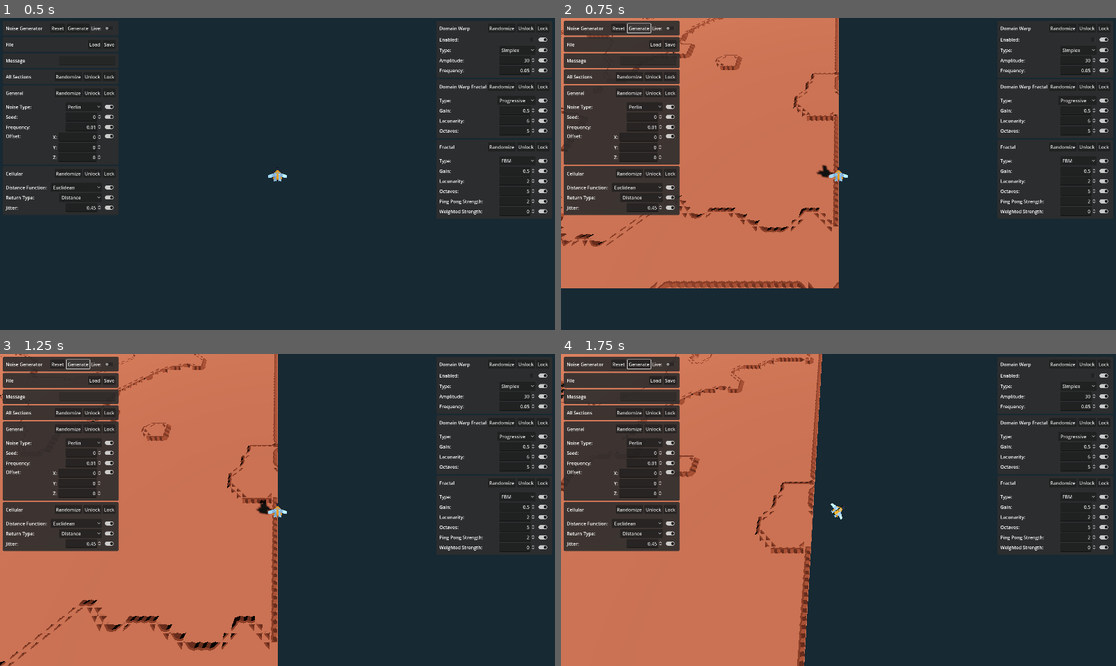
Above: before the commit, frames 1-4 (two rows, left to right).
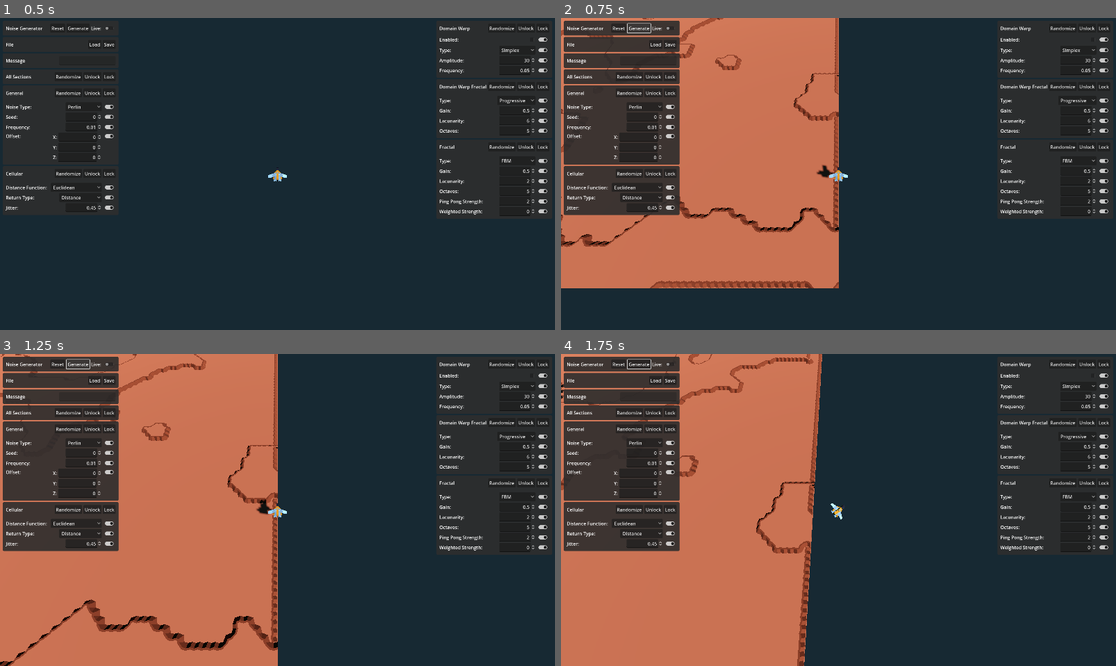
Above: after the commit, the same moments.

Repository: joshuajenner/project-speed
Game: Godot game, scene res://levels/base_level.tscn
Same seed, same stepped clock (60 frames per second), same inputs: the game is played once before the commit and once after it.
Inputs (mouse positions are in pixels of both pictures, inside the frame that each line leads up to):
- Up to frame 1 (0.5 s): no input
- Up to frame 2 (0.75 s): click "Generate" at 0.5 s
- Up to frame 3 (1.25 s): no input
- Up to frame 4 (1.75 s): move the mouse to (960, 494) at 1.27 s; hold D (move_right) from 1.28 s (still down)

Frame 1 is identical in both runs. In frame 2, 0.8% of the frame differs, in the area x 0-51%, y 0-87%; in frame 3, 1.1%, in the area x 0-51%, y 0-100%; in frame 4, 0.5%.

Commit message:
faster gen method
much faster now, and close to finished, still has some edge cases that look bad

Diff:
--- a/test/generated_gridmap.gd
+++ b/test/generated_gridmap.gd
@@ -70,20 +70,30 @@
 
 func get_cell_index_from_surrounding_cells(cell_map: Array, cell_x: int, cell_y: int) -> int:
 	var index: int = 0
-	if cell_map[cell_x - 1][cell_y - 1] >= 0:
+	if cell_map[cell_x][cell_y - 1] >= 0:
+		index += 1
+	if cell_map[min(map_size-1, cell_x + 1)][cell_y] >= 0:
+		index += 2
+	if cell_map[cell_x][min(map_size-1, cell_y + 1)] >= 0:
+		index += 4
+	if cell_map[cell_x - 1][cell_y] >= 0:
 		index += 8
-	if cell_map[min(map_size-1, cell_x + 1)][cell_y - 1] >= 0:
+
+	if index == 15:
+		index = solve_surrounded_cell(cell_map, cell_x, cell_y)
+	return index
+
+func solve_surrounded_cell(cell_map: Array, cell_x: int, cell_y: int) -> int:
+	var index: int = 0
+	if cell_map[cell_x - 1][cell_y - 1] < 0:
+		index += 8
+	if cell_map[min(map_size-1, cell_x + 1)][cell_y - 1] < 0:
 		index += 1
-	if cell_map[cell_x - 1][min(map_size-1, cell_y + 1)] >= 0:
+	if cell_map[cell_x - 1][min(map_size-1, cell_y + 1)] < 0:
 		index += 4
-	if cell_map[min(map_size-1, cell_x + 1)][min(map_size-1, cell_y + 1)] >= 0:
+	if cell_map[min(map_size-1, cell_x + 1)][min(map_size-1, cell_y + 1)] < 0:
 		index += 2
 	return index
-
-
-
-
-
 
 #func generate_tilemap(noise: FastNoiseLite):
 #	mapped_cells_0 = []
@@ -113,6 +123,7 @@
 			grid_map.set_cell_item(Vector3i(x, 0, y), 0, 0)
 			grid_map.set_cell_item(Vector3i(x, 1, y), mapped_cells_0[x][y], 0)
 			grid_map.set_cell_item(Vector3i(x, 2, y), mapped_cells_1[x][y], 0)
+
 
 func map_tilemap_to_gridmap_old() -> void:
 	grid_map.clear()
--- a/test/generated_gridmap.tscn
+++ b/test/generated_gridmap.tscn
@@ -10,6 +10,7 @@
 [node name="GridMap" type="GridMap" parent="."]
 mesh_library = ExtResource("2_0u2b1")
 cell_size = Vector3(0.999, 0.5, 0.999)
+metadata/_editor_floor_ = Vector3(0, 0, 0)
 
 [node name="TileMap" type="TileMap" parent="."]
 unique_name_in_owner = true
--- a/test/mesh_library_gridmap.tres
+++ b/test/mesh_library_gridmap.tres
@@ -24,25 +24,25 @@
 item/0/navigation_mesh_transform = Transform3D(1, 0, 0, 0, 1, 0, 0, 0, 1, 0, 0, 0)
 item/0/navigation_layers = 1
 item/1/name = ""
-item/1/mesh = ExtResource("3_i72vy")
+item/1/mesh = ExtResource("7_0nvve")
 item/1/mesh_transform = Transform3D(1, 0, 0, 0, 1, 0, 0, 0, 1, 0, 0, 0)
 item/1/shapes = []
 item/1/navigation_mesh_transform = Transform3D(1, 0, 0, 0, 1, 0, 0, 0, 1, 0, 0, 0)
 item/1/navigation_layers = 1
 item/2/name = ""
-item/2/mesh = ExtResource("3_0uqe8")
+item/2/mesh = ExtResource("6_vokh2")
 item/2/mesh_transform = Transform3D(1, 0, 0, 0, 1, 0, 0, 0, 1, 0, 0, 0)
 item/2/shapes = []
 item/2/navigation_mesh_transform = Transform3D(1, 0, 0, 0, 1, 0, 0, 0, 1, 0, 0, 0)
 item/2/navigation_layers = 1
 item/3/name = ""
-item/3/mesh = ExtResource("4_eesq6")
+item/3/mesh = ExtResource("3_i72vy")
 item/3/mesh_transform = Transform3D(1, 0, 0, 0, 1, 0, 0, 0, 1, 0, 0, 0)
 item/3/shapes = []
 item/3/navigation_mesh_transform = Transform3D(1, 0, 0, 0, 1, 0, 0, 0, 1, 0, 0, 0)
 item/3/navigation_layers = 1
 item/4/name = ""
-item/4/mesh = ExtResource("5_jfr02")
+item/4/mesh = ExtResource("4_k4kx2")
 item/4/mesh_transform = Transform3D(1, 0, 0, 0, 1, 0, 0, 0, 1, 0, 0, 0)
 item/4/shapes = []
 item/4/navigation_mesh_transform = Transform3D(1, 0, 0, 0, 1, 0, 0, 0, 1, 0, 0, 0)
@@ -54,25 +54,25 @@
 item/5/navigation_mesh_transform = Transform3D(1, 0, 0, 0, 1, 0, 0, 0, 1, 0, 0, 0)
 item/5/navigation_layers = 1
 item/6/name = ""
-item/6/mesh = ExtResource("12_iw1pj")
+item/6/mesh = ExtResource("3_0uqe8")
 item/6/mesh_transform = Transform3D(1, 0, 0, 0, 1, 0, 0, 0, 1, 0, 0, 0)
 item/6/shapes = []
 item/6/navigation_mesh_transform = Transform3D(1, 0, 0, 0, 1, 0, 0, 0, 1, 0, 0, 0)
 item/6/navigation_layers = 1
 item/7/name = ""
-item/7/mesh = ExtResource("13_t4nst")
+item/7/mesh = ExtResource("4_eesq6")
 item/7/mesh_transform = Transform3D(1, 0, 0, 0, 1, 0, 0, 0, 1, 0, 0, 0)
 item/7/shapes = []
 item/7/navigation_mesh_transform = Transform3D(1, 0, 0, 0, 1, 0, 0, 0, 1, 0, 0, 0)
 item/7/navigation_layers = 1
 item/8/name = ""
-item/8/mesh = ExtResource("14_t1yey")
+item/8/mesh = ExtResource("13_t4nst")
 item/8/mesh_transform = Transform3D(1, 0, 0, 0, 1, 0, 0, 0, 1, 0, 0, 0)
 item/8/shapes = []
 item/8/navigation_mesh_transform = Transform3D(1, 0, 0, 0, 1, 0, 0, 0, 1, 0, 0, 0)
 item/8/navigation_layers = 1
 item/9/name = ""
-item/9/mesh = ExtResource("2_golhh")
+item/9/mesh = ExtResource("14_t1yey")
 item/9/mesh_transform = Transform3D(1, 0, 0, 0, 1, 0, 0, 0, 1, 0, 0, 0)
 item/9/shapes = []
 item/9/navigation_mesh_transform = Transform3D(1, 0, 0, 0, 1, 0, 0, 0, 1, 0, 0, 0)
@@ -84,25 +84,25 @@
 item/10/navigation_mesh_transform = Transform3D(1, 0, 0, 0, 1, 0, 0, 0, 1, 0, 0, 0)
 item/10/navigation_layers = 1
 item/11/name = ""
-item/11/mesh = ExtResource("4_k4kx2")
+item/11/mesh = ExtResource("2_golhh")
 item/11/mesh_transform = Transform3D(1, 0, 0, 0, 1, 0, 0, 0, 1, 0, 0, 0)
 item/11/shapes = []
 item/11/navigation_mesh_transform = Transform3D(1, 0, 0, 0, 1, 0, 0, 0, 1, 0, 0, 0)
 item/11/navigation_layers = 1
 item/12/name = ""
-item/12/mesh = ExtResource("5_gthgl")
+item/12/mesh = ExtResource("5_jfr02")
 item/12/mesh_transform = Transform3D(1, 0, 0, 0, 1, 0, 0, 0, 1, 0, 0, 0)
 item/12/shapes = []
 item/12/navigation_mesh_transform = Transform3D(1, 0, 0, 0, 1, 0, 0, 0, 1, 0, 0, 0)
 item/12/navigation_layers = 1
 item/13/name = ""
-item/13/mesh = ExtResource("6_vokh2")
+item/13/mesh = ExtResource("5_gthgl")
 item/13/mesh_transform = Transform3D(1, 0, 0, 0, 1, 0, 0, 0, 1, 0, 0, 0)
 item/13/shapes = []
 item/13/navigation_mesh_transform = Transform3D(1, 0, 0, 0, 1, 0, 0, 0, 1, 0, 0, 0)
 item/13/navigation_layers = 1
 item/14/name = ""
-item/14/mesh = ExtResource("7_0nvve")
+item/14/mesh = ExtResource("12_iw1pj")
 item/14/mesh_transform = Transform3D(1, 0, 0, 0, 1, 0, 0, 0, 1, 0, 0, 0)
 item/14/shapes = []
 item/14/navigation_mesh_transform = Transform3D(1, 0, 0, 0, 1, 0, 0, 0, 1, 0, 0, 0)
Not shown, changed: assets/new_terrain/side_double_corner_1.mtl
Not shown, changed: assets/new_terrain/side_double_corner_1.obj
Not shown, changed: assets/new_terrain/side_double_corner_2.mtl
Not shown, changed: assets/new_terrain/side_double_corner_2.obj
